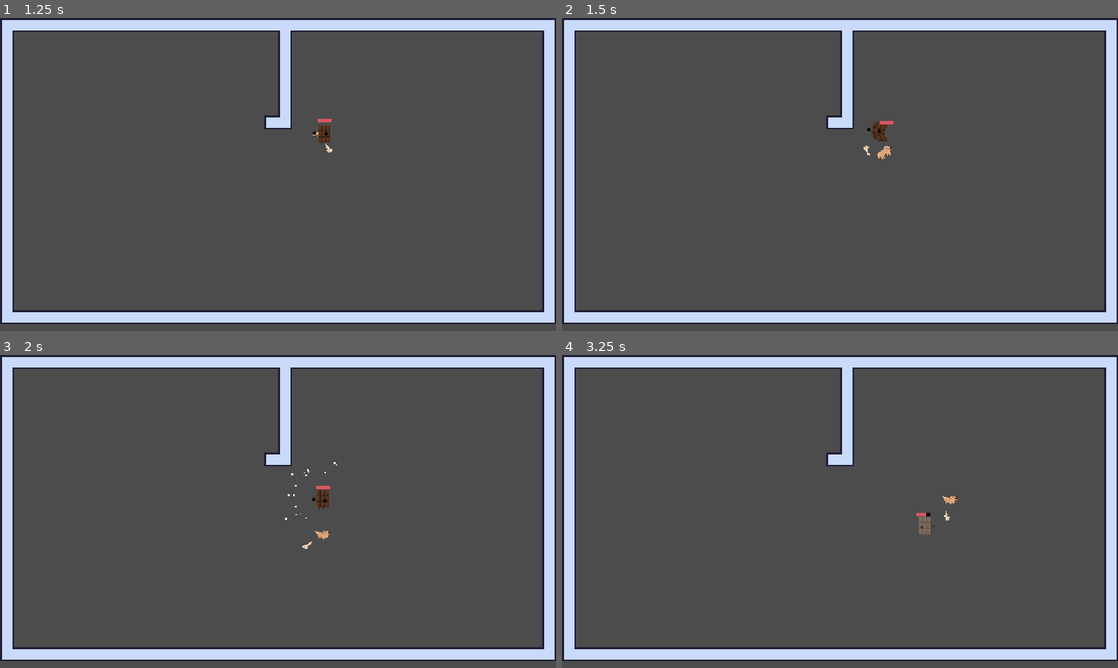
Above: before the commit, frames 1-4 (two rows, left to right).
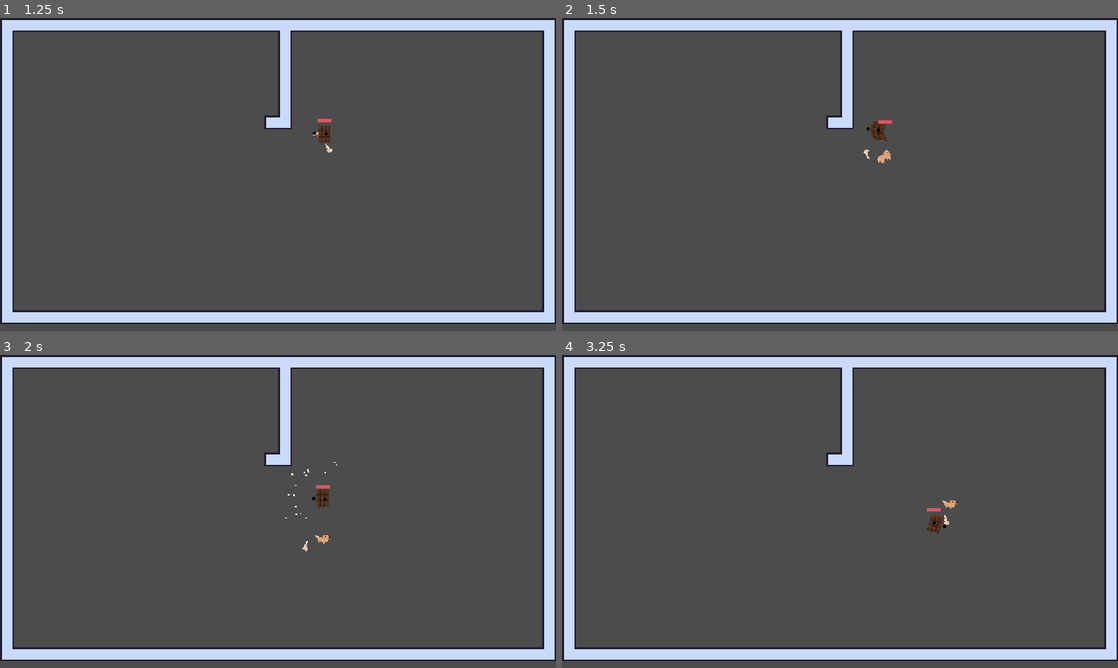
Above: after the commit, the same moments.

Repository: 3k2ng/dog-puff-pensive
Game: Godot game, scene res://scenes/demo_tung.tscn
Two runs of this game, one before a commit and one after it. Both use one fixed random seed, a clock stepped at 60 frames per second and the inputs below. The project has no main scene, so this scene is started directly.
Inputs (mouse positions are in pixels of both pictures, inside the frame that each line leads up to):
- Up to frame 1 (1.25 s): move the mouse to (400, 158) at 0.52 s; hold D (move_right) from 0.53 s (still down); right-click (400, 158) at 0.6 s
- Up to frame 2 (1.5 s): move the mouse to (728, 190) at 1.27 s; release D (move_right) at 1.28 s; hold S (move_down) from 1.28 s (still down); click (728, 190) at 1.35 s
- Up to frame 3 (2 s): keep holding S (move_down)
- Up to frame 4 (3.25 s): move the mouse to (895, 442) at 2.02 s; release S (move_down) at 2.03 s; hold D (move_right) 2.03-2.78 s; right-click (895, 442) at 2.1 s; move the mouse to (812, 574) at 2.77 s; hold W (move_up) from 2.78 s (still down); click (812, 574) at 2.85 s

Frame 1 is identical in both runs. In frame 2, 0.2% of the frame differs, in the area x 54-60%, y 32-47%; in frame 3, 0.1%; in frame 4, 0.4%, in the area x 63-72%, y 45-58%.

Commit message:
Changed melee and roll animation

Diff:
--- a/objects/player.tscn
+++ b/objects/player.tscn
@@ -71,7 +71,7 @@
 "times": PoolRealArray( 0 )
 }
 tracks/5/type = "value"
-tracks/5/path = NodePath("Sprite:hframes")
+tracks/5/path = NodePath("Sprite:vframes")
 tracks/5/interp = 1
 tracks/5/loop_wrap = true
 tracks/5/imported = false
@@ -83,7 +83,7 @@
 "values": [ 1 ]
 }
 tracks/6/type = "value"
-tracks/6/path = NodePath("Sprite:vframes")
+tracks/6/path = NodePath("Sprite:hframes")
 tracks/6/interp = 1
 tracks/6/loop_wrap = true
 tracks/6/imported = false
@@ -95,7 +95,7 @@
 "values": [ 1 ]
 }
 tracks/7/type = "value"
-tracks/7/path = NodePath("physicsBox:position")
+tracks/7/path = NodePath("Sprite:frame")
 tracks/7/interp = 1
 tracks/7/loop_wrap = true
 tracks/7/imported = false
@@ -104,10 +104,10 @@
 "times": PoolRealArray( 0 ),
 "transitions": PoolRealArray( 1 ),
 "update": 0,
-"values": [ Vector2( 0, 2 ) ]
+"values": [ 0 ]
 }
 tracks/8/type = "value"
-tracks/8/path = NodePath("physicsBox:rotation_degrees")
+tracks/8/path = NodePath("physicsBox:position")
 tracks/8/interp = 1
 tracks/8/loop_wrap = true
 tracks/8/imported = false
@@ -116,10 +116,10 @@
 "times": PoolRealArray( 0 ),
 "transitions": PoolRealArray( 1 ),
 "update": 0,
-"values": [ 90.0002 ]
+"values": [ Vector2( 0, 2 ) ]
 }
 tracks/9/type = "value"
-tracks/9/path = NodePath("physicsBox:disabled")
+tracks/9/path = NodePath("physicsBox:rotation_degrees")
 tracks/9/interp = 1
 tracks/9/loop_wrap = true
 tracks/9/imported = false
@@ -128,10 +128,10 @@
 "times": PoolRealArray( 0 ),
 "transitions": PoolRealArray( 1 ),
 "update": 0,
-"values": [ false ]
+"values": [ 90.0002 ]
 }
 tracks/10/type = "value"
-tracks/10/path = NodePath("Sprite:frame")
+tracks/10/path = NodePath("physicsBox:disabled")
 tracks/10/interp = 1
 tracks/10/loop_wrap = true
 tracks/10/imported = false
@@ -140,7 +140,7 @@
 "times": PoolRealArray( 0 ),
 "transitions": PoolRealArray( 1 ),
 "update": 0,
-"values": [ 0 ]
+"values": [ false ]
 }
 
 [sub_resource type="Animation" id=3]
@@ -170,19 +170,19 @@
 "values": [  ]
 }
 tracks/2/type = "value"
-tracks/2/path = NodePath("Sprite:frame")
+tracks/2/path = NodePath("Sprite:vframes")
 tracks/2/interp = 1
 tracks/2/loop_wrap = true
 tracks/2/imported = false
 tracks/2/enabled = true
 tracks/2/keys = {
-"times": PoolRealArray( 0, 0.1, 0.2, 0.3, 0.4, 0.5, 0.6, 0.7, 0.8, 0.9 ),
-"transitions": PoolRealArray( 1, 1, 1, 1, 1, 1, 1, 1, 1, 1 ),
-"update": 1,
-"values": [ 0, 1, 2, 3, 4, 5, 6, 7, 8, 9 ]
+"times": PoolRealArray( 0 ),
+"transitions": PoolRealArray( 1 ),
+"update": 1,
+"values": [ 4 ]
 }
 tracks/3/type = "value"
-tracks/3/path = NodePath("Sprite:vframes")
+tracks/3/path = NodePath("Sprite:hframes")
 tracks/3/interp = 1
 tracks/3/loop_wrap = true
 tracks/3/imported = false
@@ -191,19 +191,19 @@
 "times": PoolRealArray( 0 ),
 "transitions": PoolRealArray( 1 ),
 "update": 1,
-"values": [ 4 ]
+"values": [ 3 ]
 }
 tracks/4/type = "value"
-tracks/4/path = NodePath("Sprite:hframes")
+tracks/4/path = NodePath("Sprite:frame")
 tracks/4/interp = 1
 tracks/4/loop_wrap = true
 tracks/4/imported = false
 tracks/4/enabled = true
 tracks/4/keys = {
-"times": PoolRealArray( 0 ),
-"transitions": PoolRealArray( 1 ),
-"update": 1,
-"values": [ 3 ]
+"times": PoolRealArray( 0, 0.1, 0.2, 0.3, 0.4, 0.5, 0.6, 0.7, 0.8, 0.9 ),
+"transitions": PoolRealArray( 1, 1, 1, 1, 1, 1, 1, 1, 1, 1 ),
+"update": 1,
+"values": [ 0, 1, 2, 3, 4, 5, 6, 7, 8, 9 ]
 }
 tracks/5/type = "value"
 tracks/5/path = NodePath("physicsBox:position")
@@ -212,7 +212,7 @@
 tracks/5/imported = false
 tracks/5/enabled = true
 tracks/5/keys = {
-"times": PoolRealArray( 0.9 ),
+"times": PoolRealArray( 1 ),
 "transitions": PoolRealArray( 1 ),
 "update": 0,
 "values": [ Vector2( 0, 2 ) ]
@@ -224,7 +224,7 @@
 tracks/6/imported = false
 tracks/6/enabled = true
 tracks/6/keys = {
-"times": PoolRealArray( 0.9 ),
+"times": PoolRealArray( 1 ),
 "transitions": PoolRealArray( 1 ),
 "update": 0,
 "values": [ 90.0002 ]
@@ -236,7 +236,7 @@
 tracks/7/imported = false
 tracks/7/enabled = true
 tracks/7/keys = {
-"times": PoolRealArray( 0, 0.2, 0.7, 0.8 ),
+"times": PoolRealArray( 0, 0.2, 0.6, 0.7 ),
 "transitions": PoolRealArray( 1, 1, 1, 1 ),
 "update": 1,
 "values": [ false, true, true, false ]
@@ -396,7 +396,7 @@
 
 [sub_resource type="CapsuleShape2D" id=5]
 radius = 8.61703
-height = 29.3521
+height = 16.7652
 
 [sub_resource type="Animation" id=10]
 length = 0.001
@@ -460,10 +460,21 @@
 "update": 0,
 "values": [ -41.8678 ]
 }
+tracks/5/type = "value"
+tracks/5/path = NodePath("Sprite:flip_v")
+tracks/5/interp = 1
+tracks/5/loop_wrap = true
+tracks/5/imported = false
+tracks/5/enabled = true
+tracks/5/keys = {
+"times": PoolRealArray( 0 ),
+"transitions": PoolRealArray( 1 ),
+"update": 0,
+"values": [ false ]
+}
 
 [sub_resource type="Animation" id=9]
 resource_name = "bone_melee"
-length = 0.5
 tracks/0/type = "value"
 tracks/0/path = NodePath("Sprite:position")
 tracks/0/interp = 1
@@ -477,67 +488,68 @@
 "values": [ Vector2( 6.06941, -0.402863 ) ]
 }
 tracks/1/type = "value"
-tracks/1/path = NodePath("HitBox:position")
+tracks/1/path = NodePath("HitBox:rotation_degrees")
 tracks/1/interp = 1
 tracks/1/loop_wrap = true
 tracks/1/imported = false
 tracks/1/enabled = true
 tracks/1/keys = {
-"times": PoolRealArray( 0, 0.2 ),
-"transitions": PoolRealArray( 1, 1 ),
-"update": 0,
-"values": [ Vector2( 14.6619, 9.90101 ), Vector2( 20.4401, -4.81671 ) ]
+"times": PoolRealArray( 0 ),
+"transitions": PoolRealArray( 1 ),
+"update": 0,
+"values": [ -40.9627 ]
 }
 tracks/2/type = "value"
-tracks/2/path = NodePath("HitBox:rotation_degrees")
+tracks/2/path = NodePath("Sprite:frame")
 tracks/2/interp = 1
 tracks/2/loop_wrap = true
 tracks/2/imported = false
 tracks/2/enabled = true
 tracks/2/keys = {
-"times": PoolRealArray( 0, 0.2 ),
-"transitions": PoolRealArray( 1, 1 ),
-"update": 0,
-"values": [ 132.153, -41.8678 ]
+"times": PoolRealArray( 0, 0.1, 0.2, 0.3, 0.4, 0.5, 0.6, 0.7, 0.8, 0.9 ),
+"transitions": PoolRealArray( 1, 1, 1, 1, 1, 1, 1, 1, 1, 1 ),
+"update": 1,
+"values": [ 0, 1, 2, 3, 4, 0, 1, 2, 3, 4 ]
 }
 tracks/3/type = "value"
-tracks/3/path = NodePath("Sprite:frame")
+tracks/3/path = NodePath("Sprite:flip_h")
 tracks/3/interp = 1
 tracks/3/loop_wrap = true
 tracks/3/imported = false
 tracks/3/enabled = true
 tracks/3/keys = {
-"times": PoolRealArray( 0, 0.1, 0.2, 0.3, 0.4 ),
-"transitions": PoolRealArray( 1, 1, 1, 1, 1 ),
-"update": 1,
-"values": [ 0, 1, 2, 3, 4 ]
+"times": PoolRealArray( 0 ),
+"transitions": PoolRealArray( 1 ),
+"update": 1,
+"values": [ false ]
 }
 tracks/4/type = "value"
-tracks/4/path = NodePath("Sprite:flip_h")
+tracks/4/path = NodePath("HitBox:disabled")
 tracks/4/interp = 1
 tracks/4/loop_wrap = true
 tracks/4/imported = false
 tracks/4/enabled = true
 tracks/4/keys = {
-"times": PoolRealArray( 0 ),
-"transitions": PoolRealArray( 1 ),
-"update": 1,
-"values": [ false ]
+"times": PoolRealArray( 0.2, 0.3, 0.4, 0.6, 0.7, 0.8, 1 ),
+"transitions": PoolRealArray( 1, 1, 1, 1, 1, 1, 1 ),
+"update": 1,
+"values": [ false, false, true, true, false, false, true ]
 }
 tracks/5/type = "value"
-tracks/5/path = NodePath("HitBox:disabled")
+tracks/5/path = NodePath("Sprite:flip_v")
 tracks/5/interp = 1
 tracks/5/loop_wrap = true
 tracks/5/imported = false
 tracks/5/enabled = true
 tracks/5/keys = {
-"times": PoolRealArray( 0.2, 0.3, 0.4, 1 ),
-"transitions": PoolRealArray( 1, 1, 1, 1 ),
-"update": 1,
-"values": [ false, false, true, true ]
-}
-
-[node name="player" type="KinematicBody2D"]
+"times": PoolRealArray( 0, 0.5, 1 ),
+"transitions": PoolRealArray( 1, 1, 1 ),
+"update": 1,
+"values": [ false, true, true ]
+}
+
+[node name="player2" type="KinematicBody2D"]
+position = Vector2( 33, 22 )
 script = ExtResource( 1 )
 
 [node name="physicsBox" type="CollisionShape2D" parent="."]
@@ -555,7 +567,6 @@
 texture = ExtResource( 4 )
 
 [node name="MeleeArea" type="Area2D" parent="."]
-rotation = 0.231427
 script = ExtResource( 2 )
 
 [node name="HitBox" type="CollisionShape2D" parent="MeleeArea"]
--- a/scripts/player_movement.gd
+++ b/scripts/player_movement.gd
@@ -30,11 +30,11 @@
 		$PlayerAnimation.play("idle")
 
 
-
 func damage_taken(direction: Vector2, damage: int):
 	health = health - damage
 	velocity = direction.normalized() * 20
 	dead()
+
 
 func dead():
 	if health <= 0:
